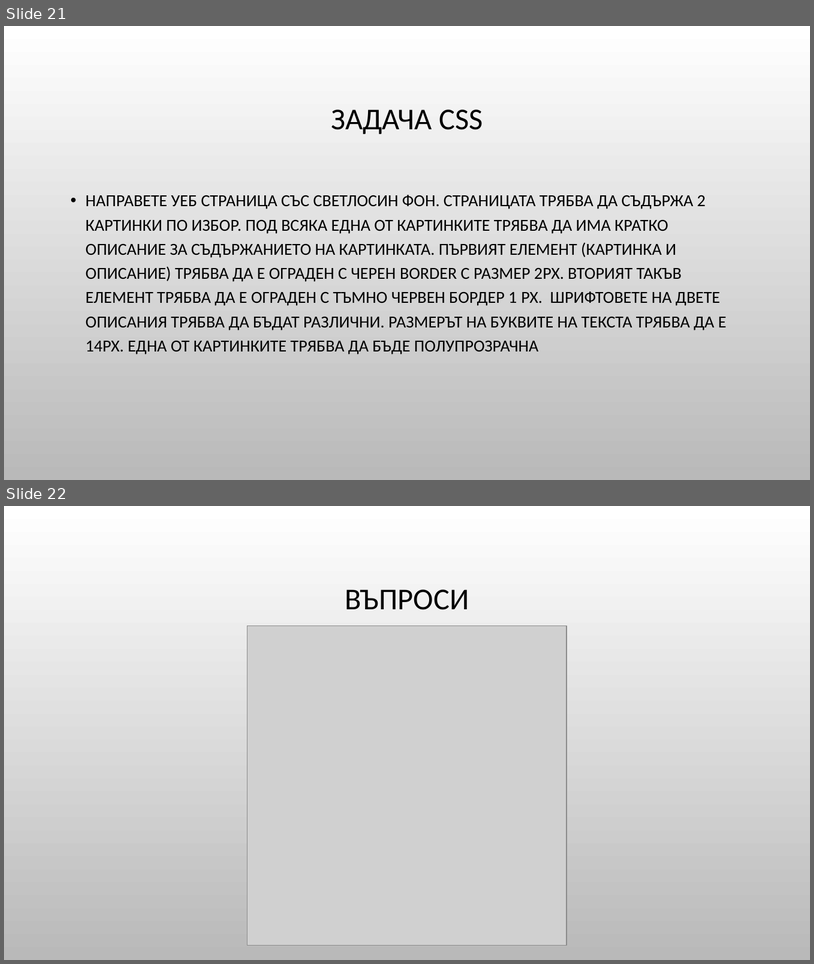
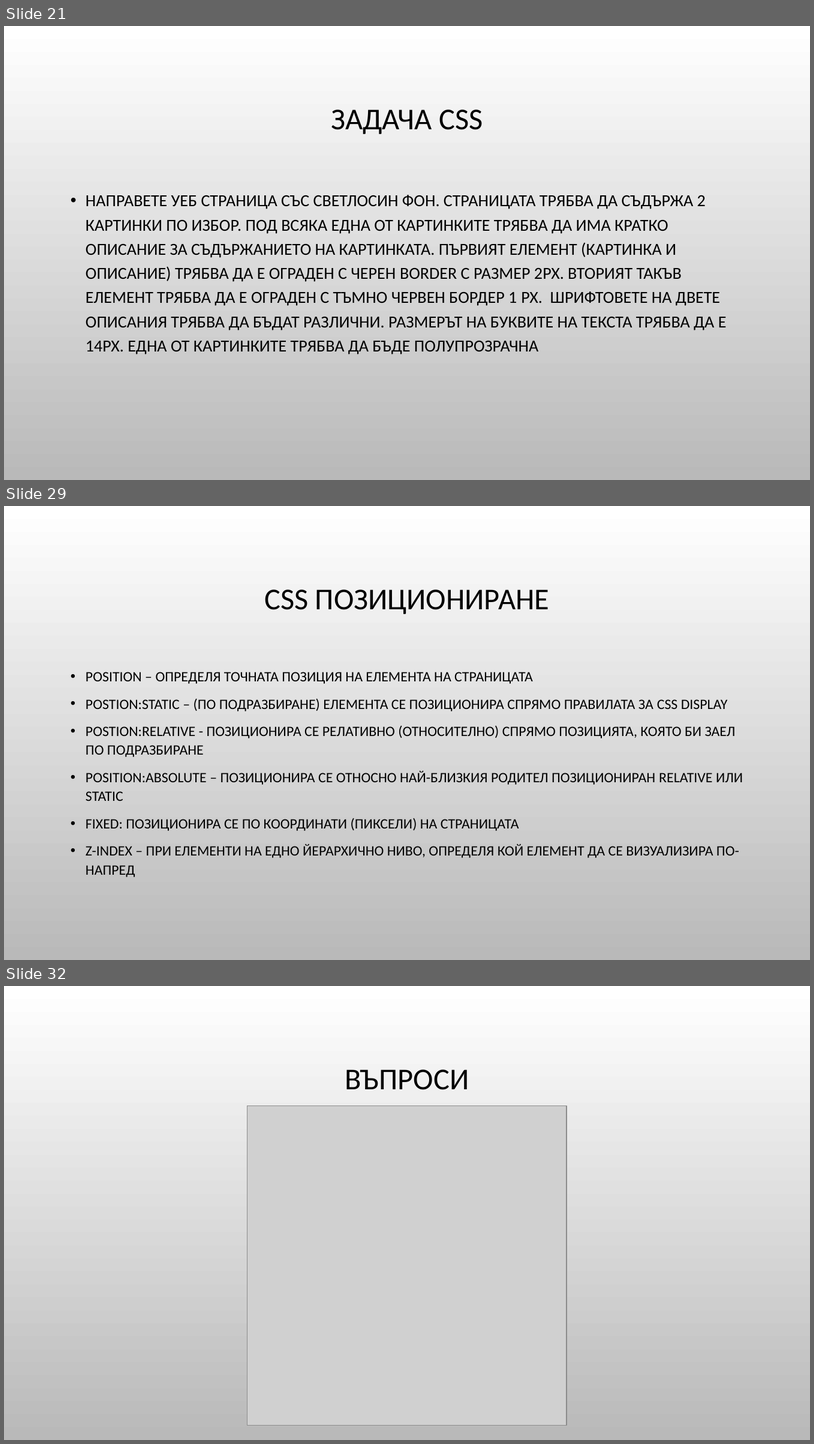
Before and after one commit to Bilyukov/php-mysql-course, a slide deck: 03.css-basics.pptx. Shown one above the other, each under a label of ours: slides 21 and 22 before the commit, slides 21, 29 and 32 after it; the slides between them are not shown. The pictures are 814x964 and 814x1444 pixels, drawn with LibreOffice and Linux fonts; fonts in the diff are those of the drawing; grey boxes stand for pictures; background and template pictures are left out. Boxes give left, top, right and bottom in pixels: in the first picture for what was removed or moved away, otherwise in the second. Text is boxed around its words. In the diff, an @@ line names an element or a change of style, - is before the commit and + after.

```diff
--- a/03.css-basics.pptx
+++ b/03.css-basics.pptx
@@ slide 29 added at bbox=[4, 506, 810, 960], background picture (left out) @@
@@ title added at bbox=[264, 589, 549, 614], 36 pt, text #000000 @@
+CSS ПОЗИЦИОНИРАНЕ
@@ text added at bbox=[86, 672, 743, 877], 17 pt, text #000000 @@
+• POSITION – ОПРЕДЕЛЯ ТОЧНАТА ПОЗИЦИЯ НА ЕЛЕМЕНТА НА СТРАНИЦАТА
+• POSTION:STATIC – (ПО ПОДРАЗБИРАНЕ) ЕЛЕМЕНТА СЕ ПОЗИЦИОНИРА СПРЯМО ПРАВИЛАТА ЗА CSS DISPLAY
+• POSTION:RELATIVE - ПОЗИЦИОНИРА СЕ РЕЛАТИВНО (ОТНОСИТЕЛНО) СПРЯМО ПОЗИЦИЯТА, КОЯТО БИ ЗАЕЛ ПО ПОДРАЗБИРАНЕ
+• POSITION:ABSOLUTE – ПОЗИЦИОНИРА СЕ ОТНОСНО НАЙ-БЛИЗКИЯ РОДИТЕЛ ПОЗИЦИОНИРАН RELATIVE ИЛИ STATIC
+• FIXED: ПОЗИЦИОНИРА СЕ ПО КООРДИНАТИ (ПИКСЕЛИ) НА СТРАНИЦАТА
+• Z-INDEX – ПРИ ЕЛЕМЕНТИ НА ЕДНО ЙЕРАРХИЧНО НИВО, ОПРЕДЕЛЯ КОЙ ЕЛЕМЕНТ ДА СЕ ВИЗУАЛИЗИРА ПО-НАПРЕД
@@ what was slide 22 is now slide 32 @@
```
Also in this commit, not shown: 9 other slides added, 9 other files.
